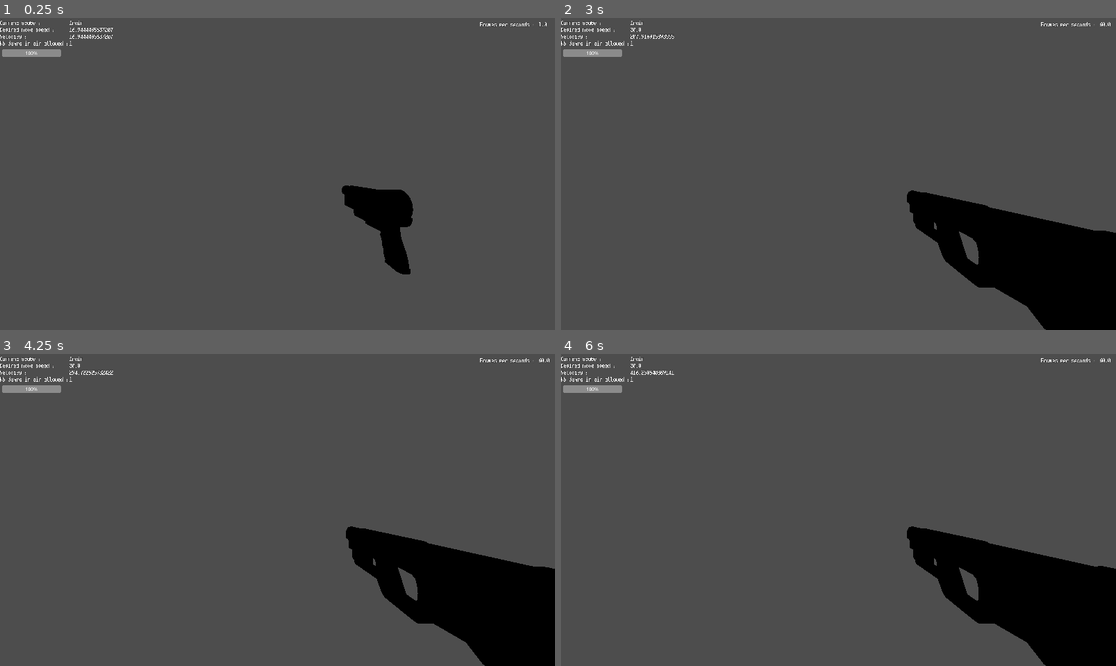
Above: before the commit, frames 1-4 (two rows, left to right).
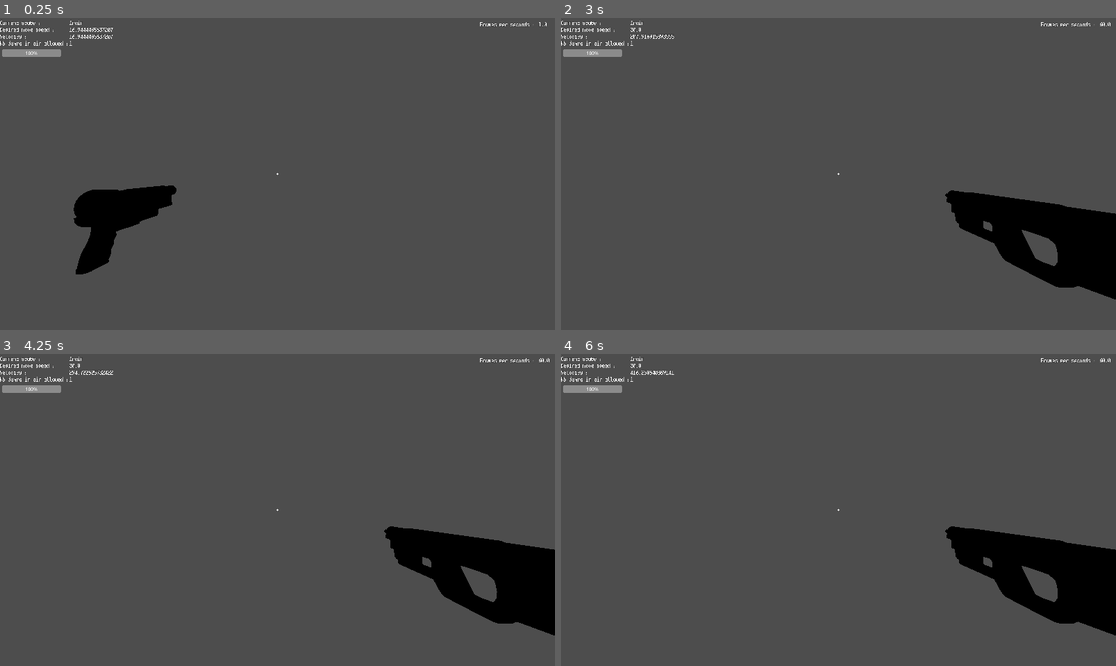
Above: after the commit, the same moments.

Repository: Valuncho/gameFps
Game: Godot game, scene res://Godot-Simple-State-Machine-First-Person-Controller-4c10c31e6a10bb3c23d6640a32a96b02da580bc1/addons/PlayerCharacter/PlayerCharacterScene.tscn
Two runs of this game, one before a commit and one after it. Both use one fixed random seed, a clock stepped at 60 frames per second and the inputs below.
Inputs (mouse positions are in pixels of both pictures, inside the frame that each line leads up to):
- Up to frame 1 (0.25 s): no input
- Up to frame 2 (3 s): move the mouse to (866, 174) at 0.52 s; press the mouse at (866, 174) at 0.53 s; move the mouse to (810, 174) at 1.27 s; release the mouse at (810, 174) at 1.28 s; click (810, 174) at 1.35 s; move the mouse to (849, 167) at 2.02 s; press the mouse at (849, 167) at 2.03 s; tap 1 (weapon_1) at 2.1 s; move the mouse to (832, 180) at 2.77 s; release the mouse at (832, 180) at 2.78 s; tap 2 (weapon_2) at 2.85 s
- Up to frame 3 (4.25 s): click (271, 516) at 3.05 s; move the mouse to (316, 513) at 3.52 s; press the mouse at (316, 513) at 3.53 s
- Up to frame 4 (6 s): tap Enter at 4.25 s; move the mouse to (794, 506) at 4.27 s; release the mouse at (794, 506) at 4.28 s; click (794, 506) at 4.35 s; move the mouse to (844, 510) at 5.02 s; press the mouse at (844, 510) at 5.03 s; tap 1 (weapon_1) at 5.1 s; move the mouse to (816, 503) at 5.77 s; release the mouse at (816, 503) at 5.78 s; tap 2 (weapon_2) at 5.85 s

The runs differ from the first frame. In frame 1, 4.5% of the frame differs, in the area x 13-75%, y 49-83%; in frame 2, 6.8%; in frame 3, 6.8%, in the area x 49-100%, y 49-100%; in frame 4, 6.8%.

Commit message:
Added new models, textures, CrossHire, map

Diff:
--- a/thebox/Enemy/EnemyMelee.gd
+++ b/thebox/Enemy/EnemyMelee.gd
@@ -3,13 +3,39 @@
 @onready var player: Node3D = get_tree().get_first_node_in_group("PlayerCharacter")
 @onready var hitbox: Area3D = $HitboxArea
 
+# Modelo animado
+@export var enemy_model_scene: PackedScene
+var enemy_model_instance: Node3D
+var anim_player: AnimationPlayer
+
 func _ready():
 	hitbox.body_entered.connect(_on_body_entered)
+
+	# Instanciar modelo
+	if enemy_model_scene:
+		enemy_model_instance = enemy_model_scene.instantiate()
+		add_child(enemy_model_instance)
+		enemy_model_instance.transform.origin = Vector3.ZERO
+
+		# Obtener AnimationPlayer
+		if enemy_model_instance.has_node("AnimationPlayer"):
+			anim_player = enemy_model_instance.get_node("AnimationPlayer")
+			anim_player.play("Animation")
+
 
 func _physics_process(delta):
 	var direction = (player.global_transform.origin - global_transform.origin).normalized()
 	velocity = direction * speed
 	move_and_slide()
+
+	# Animacion segun movimiento
+	if anim_player:
+		if velocity.length() > 0.1:
+			if anim_player.current_animation != "Running":
+				anim_player.play("Running")
+		else:
+			if anim_player.current_animation != "Idle":
+				anim_player.play("Idle")
 
 func _on_body_entered(body: Node3D) -> void:
 	if body.is_in_group("PlayerCharacter"):
@@ -20,8 +46,6 @@
 			var push_direction = (body.global_transform.origin - global_transform.origin).normalized()
 			var push_force = 100 #modificar la fuerza
 			body.velocity += push_direction * push_force
-
-
 
 func _on_Hitbox_area_entered(area: Area3D) -> void:
 	if area.is_in_group("player_attack"):
--- a/thebox/Enemy/EnemyMelee.tscn
+++ b/thebox/Enemy/EnemyMelee.tscn
@@ -1,6 +1,7 @@
-[gd_scene load_steps=6 format=3 uid="uid://qan86d2orwq1"]
+[gd_scene load_steps=7 format=3 uid="uid://qan86d2orwq1"]
 
 [ext_resource type="Script" uid="uid://dcv2ex32kjtyx" path="res://Enemy/EnemyMelee.gd" id="1_ksnk0"]
+[ext_resource type="PackedScene" uid="uid://7sac2ta83yxu" path="res://EnemyTextures/Animation_Running_withSkin.glb" id="2_cnrf4"]
 
 [sub_resource type="CapsuleShape3D" id="CapsuleShape3D_eqilm"]
 
@@ -14,11 +15,13 @@
 
 [node name="EnemyMelee" type="CharacterBody3D"]
 script = ExtResource("1_ksnk0")
+enemy_model_scene = ExtResource("2_cnrf4")
 
 [node name="Hitbox" type="CollisionShape3D" parent="."]
 shape = SubResource("CapsuleShape3D_eqilm")
 
 [node name="Model" type="MeshInstance3D" parent="."]
+visible = false
 mesh = SubResource("CapsuleMesh_am0pq")
 
 [node name="HitboxArea" type="Area3D" parent="."]
--- /dev/null
+++ b/thebox/Maps/word_1.tscn
@@ -0,0 +1,119 @@
+[gd_scene load_steps=2 format=3 uid="uid://ejt45n6201r7"]
+
+[sub_resource type="StandardMaterial3D" id="StandardMaterial3D_cjgfv"]
+albedo_color = Color(0.054902, 0, 0, 1)
+
+[node name="Word1" type="Node3D"]
+
+[node name="Floor" type="CSGBox3D" parent="."]
+transform = Transform3D(10, 0, 0, 0, 10, 0, 0, 0, 10, 0.00904942, 0.0162566, -0.00685573)
+size = Vector3(1, 0.00854492, 1)
+material = SubResource("StandardMaterial3D_cjgfv")
+
+[node name="Wall1" type="Node3D" parent="."]
+
+[node name="CSGCylinder3D3" type="CSGCylinder3D" parent="Wall1"]
+transform = Transform3D(1, 0, 0, 0, 1, 0, 0, 0, 1, -0.0470507, 0.524676, -4.64906)
+height = 1.10974
+
+[node name="CSGCylinder3D5" type="CSGCylinder3D" parent="Wall1"]
+transform = Transform3D(1, 0, 0, 0, 1, 0, 0, 0, 1, 4.65294, 1.4764, -4.70002)
+height = 2.98877
+
+[node name="CSGCylinder3D6" type="CSGCylinder3D" parent="Wall1"]
+transform = Transform3D(1, 0, 0, 0, 1, 0, 0, 0, 1, -4.53548, 1.4764, -4.70002)
+height = 2.98877
+
+[node name="CSGCylinder3D14" type="CSGCylinder3D" parent="Wall1"]
+transform = Transform3D(1, 0, 0, 0, 1, 0, 0, 0, 1, -3.60282, 0.809814, -4.70614)
+height = 1.66846
+
+[node name="CSGCylinder3D17" type="CSGCylinder3D" parent="Wall1"]
+transform = Transform3D(1, 0, 0, 0, 1, 0, 0, 0, 1, 2.16645, 0.961792, -4.70614)
+height = 1.97241
+
+[node name="CSGCylinder3D18" type="CSGCylinder3D" parent="Wall1"]
+transform = Transform3D(1, 0, 0, 0, 1, 0, 0, 0, 1, -1.73791, 0.857666, -4.70206)
+height = 1.75134
+
+[node name="CSGCylinder3D20" type="CSGCylinder3D" parent="Wall1"]
+transform = Transform3D(1, 0, 0, 0, 1, 0, 0, 0, 1, -0.77218, 0.896912, -4.70206)
+height = 1.82983
+
+[node name="CSGCylinder3D21" type="CSGCylinder3D" parent="Wall1"]
+transform = Transform3D(1, 0, 0, 0, 1, 0, 0, 0, 1, -2.67701, 0.896912, -4.70206)
+radius = 0.646973
+height = 1.82983
+
+[node name="CSGCylinder3D22" type="CSGCylinder3D" parent="Wall1"]
+transform = Transform3D(1, 0, 0, 0, 1, 0, 0, 0, 1, 0.557482, 0.896912, -4.70206)
+height = 1.82983
+
+[node name="CSGCylinder3D19" type="CSGCylinder3D" parent="Wall1"]
+transform = Transform3D(1, 0, 0, 0, 1, 0, 0, 0, 1, 1.37582, 0.809814, -4.70614)
+height = 1.66846
+
+[node name="CSGCylinder3D15" type="CSGCylinder3D" parent="Wall1"]
+transform = Transform3D(1, 0, 0, 0, 1, 0, 0, 0, 1, 2.97225, 0.758545, -4.70614)
+height = 1.56592
+
+[node name="CSGCylinder3D16" type="CSGCylinder3D" parent="Wall1"]
+transform = Transform3D(1, 0, 0, 0, 1, 0, 0, 0, 1, 3.8367, 0.951904, -4.70614)
+height = 1.95264
+
+[node name="Wall2" type="Node3D" parent="."]
+transform = Transform3D(-4.37114e-08, 0, 1, 0, 1, 0, -1, 0, -4.37114e-08, 0, 0, 0)
+
+[node name="CSGCylinder3D3" type="CSGCylinder3D" parent="Wall2"]
+transform = Transform3D(1, 0, 0, 0, 1, 0, 0, 0, 1, -0.0470507, 0.524676, -4.64906)
+height = 1.10974
+
+[node name="CSGCylinder3D5" type="CSGCylinder3D" parent="Wall2"]
+transform = Transform3D(1, 0, 0, 0, 1, 0, 0, 0, 1, 4.65294, 1.4764, -4.70002)
+height = 2.98877
+
+[node name="CSGCylinder3D6" type="CSGCylinder3D" parent="Wall2"]
+transform = Transform3D(1, 0, 0, 0, 1, 0, 0, 0, 1, -4.53548, 1.4764, -4.70002)
+height = 2.98877
+
+[node name="CSGCylinder3D14" type="CSGCylinder3D" parent="Wall2"]
+transform = Transform3D(1, 0, 0, 0, 1, 0, 0, 0, 1, -3.60282, 0.809814, -4.70614)
+height = 1.66846
+
+[node name="CSGCylinder3D17" type="CSGCylinder3D" parent="Wall2"]
+transform = Transform3D(1, 0, 0, 0, 1, 0, 0, 0, 1, 2.16645, 0.961792, -4.70614)
+height = 1.97241
+
+[node name="CSGCylinder3D18" type="CSGCylinder3D" parent="Wall2"]
+transform = Transform3D(1, 0, 0, 0, 1, 0, 0, 0, 1, -1.73791, 0.857666, -4.70206)
+height = 1.75134
+
+[node name="CSGCylinder3D20" type="CSGCylinder3D" parent="Wall2"]
+transform = Transform3D(1, 0, 0, 0, 1, 0, 0, 0, 1, -0.77218, 0.896912, -4.70206)
+height = 1.82983
+
+[node name="CSGCylinder3D21" type="CSGCylinder3D" parent="Wall2"]
+transform = Transform3D(1, 0, 0, 0, 1, 0, 0, 0, 1, -2.67701, 0.896912, -4.70206)
+radius = 0.646973
+height = 1.82983
+
+[node name="CSGCylinder3D22" type="CSGCylinder3D" parent="Wall2"]
+transform = Transform3D(1, 0, 0, 0, 1, 0, 0, 0, 1, 0.557482, 0.896912, -4.70206)
+height = 1.82983
+
+[node name="CSGCylinder3D19" type="CSGCylinder3D" parent="Wall2"]
+transform = Transform3D(1, 0, 0, 0, 1, 0, 0, 0, 1, 1.37582, 0.809814, -4.70614)
+height = 1.66846
+
+[node name="CSGCylinder3D15" type="CSGCylinder3D" parent="Wall2"]
+transform = Transform3D(1, 0, 0, 0, 1, 0, 0, 0, 1, 2.97225, 0.758545, -4.70614)
+height = 1.56592
+
+[node name="CSGCylinder3D16" type="CSGCylinder3D" parent="Wall2"]
+transform = Transform3D(1, 0, 0, 0, 1, 0, 0, 0, 1, 3.8367, 0.951904, -4.70614)
+height = 1.95264
+
+[node name="CSGCylinder3D" type="CSGCylinder3D" parent="."]
+transform = Transform3D(1, 0, 0, 0, 1, 0, 0, 0, 1, -0.0123587, -0.0151435, 0.00910902)
+radius = 0.975098
+height = 0.400879
--- a/thebox/Weapons/PistolMain/PistolWeaponScript.gd
+++ b/thebox/Weapons/PistolMain/PistolWeaponScript.gd
@@ -23,3 +23,7 @@
 func handle_input():
 	if Input.is_action_just_pressed("shoot"):
 		shoot()
+
+
+func unequip():
+	pass
--- a/thebox/Weapons/Rifle/RifleWeaponScript.gd
+++ b/thebox/Weapons/Rifle/RifleWeaponScript.gd
@@ -37,3 +37,7 @@
 	var bullets_container = get_tree().current_scene.get_node("BulletsContainer")
 	if bullets_container:
 		bullets_container.add_child(bullet)
+
+func unequip():
+	if !shoot_timer.is_stopped():
+		shoot_timer.stop()
--- a/thebox/World.tscn
+++ b/thebox/World.tscn
@@ -18,6 +18,7 @@
 uv1_triplanar = true
 
 [sub_resource type="StandardMaterial3D" id="StandardMaterial3D_js7pq"]
+albedo_color = Color(0, 0, 0, 1)
 
 [sub_resource type="StandardMaterial3D" id="StandardMaterial3D_2dftf"]
 albedo_color = Color(0.0431373, 0, 0, 1)
Binary file added: thebox/EnemyTextures/Animation_Running_withSkin.glb
Not shown, added: thebox/EnemyTextures/Animation_Running_withSkin.glb.import
Binary file added: thebox/EnemyTextures/Animation_Running_withSkin_texture_0.png
Not shown, added: thebox/EnemyTextures/Animation_Running_withSkin_texture_0.png.import
Not shown, added: thebox/Godot-Simple-State-Machine-First-Person-Controller-4c10c31e6a10bb3c23d6640a32a96b02da580bc1/addons/PlayerCharacter/CrosshairScript.gd
Not shown, added: thebox/Godot-Simple-State-Machine-First-Person-Controller-4c10c31e6a10bb3c23d6640a32a96b02da580bc1/addons/PlayerCharacter/CrosshairScript.gd.uid
Not shown, changed: thebox/Godot-Simple-State-Machine-First-Person-Controller-4c10c31e6a10bb3c23d6640a32a96b02da580bc1/addons/PlayerCharacter/PlayerCharacterScene.tscn
Not shown, changed: thebox/Godot-Simple-State-Machine-First-Person-Controller-4c10c31e6a10bb3c23d6640a32a96b02da580bc1/addons/PlayerCharacter/StateMachine/PlayerCharacterScript.gd
